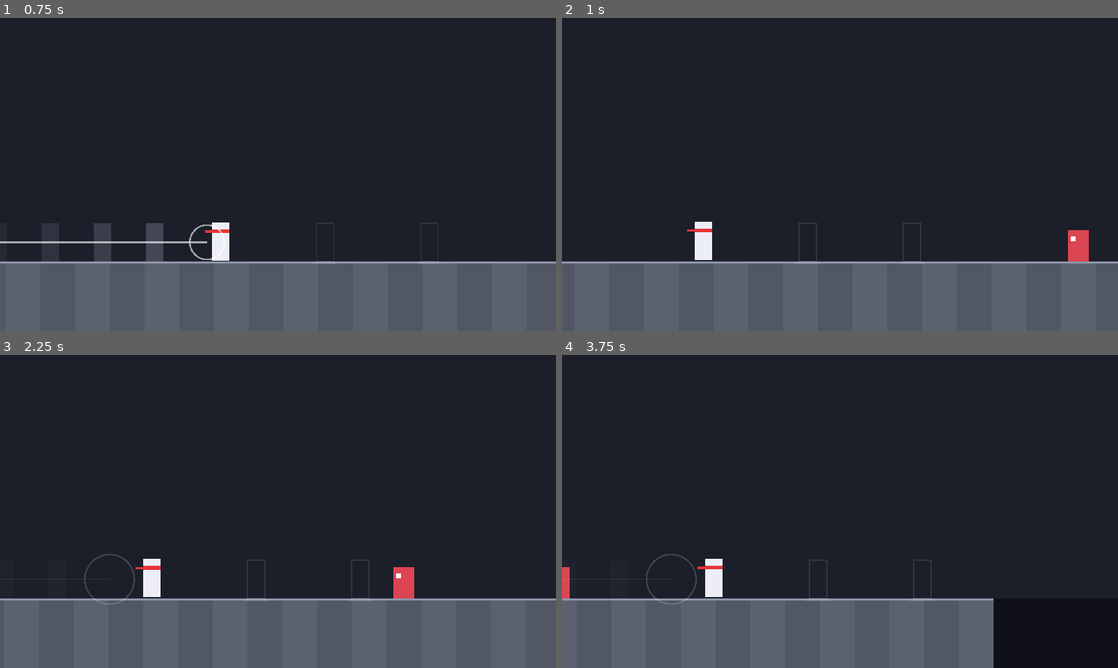
Above: before the commit, frames 1-4 (two rows, left to right).
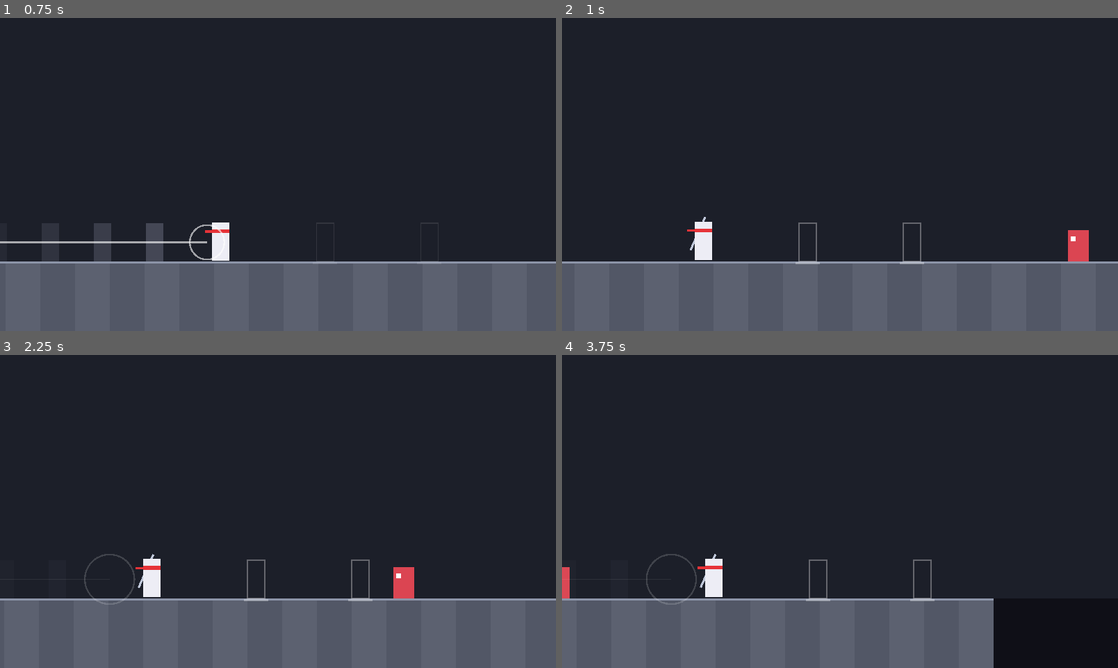
Above: after the commit, the same moments.

Repository: fredsbreads/game-off
Game: Godot game, scene res://scenes/main.tscn
Two runs of this game, one before a commit and one after it. Both use one fixed random seed, a clock stepped at 60 frames per second and the inputs below.
Inputs (mouse positions are in pixels of both pictures, inside the frame that each line leads up to):
- Up to frame 1 (0.75 s): tap Enter at 0.5 s; move the mouse to (400, 158) at 0.52 s; hold K (tp_long) from 0.53 s (still down); click (400, 158) at 0.67 s
- Up to frame 2 (1 s): keep holding K (tp_long)
- Up to frame 3 (2.25 s): move the mouse to (166, 527) at 1.27 s; release K (tp_long) at 1.28 s; tap J (tp_short) at 1.35 s; click (166, 527) at 1.42 s; move the mouse to (333, 442) at 2.02 s; hold K (tp_long) from 2.03 s (still down); click (333, 442) at 2.17 s
- Up to frame 4 (3.75 s): move the mouse to (812, 574) at 2.77 s; release K (tp_long) at 2.78 s; tap J (tp_short) at 2.85 s; click (812, 574) at 2.92 s; move the mouse to (1006, 558) at 3.52 s; hold K (tp_long) from 3.53 s (still down); click (1006, 558) at 3.67 s

Frame 1 is identical in both runs. In frame 2, 0.3% of the frame differs, in the area x 23-66%, y 63-79%; in frame 3, 0.3%; in frame 4, 0.3%, in the area x 24-67%, y 63-79%.

Commit message:
Halve teleport cooldown to 1.05 tiles

Diff:
--- a/scripts/rules.gd
+++ b/scripts/rules.gd
@@ -16,8 +16,8 @@
 
 # Distance (tiles) you run before you can teleport again. Measured in
 # distance, not time, so chunk spacing works the same at every speed.
-# (2.1 tiles = 0.35 s at the start speed, 0.21 s at max.) A kill resets it.
-const COOLDOWN_TILES := 2.1
+# (1.05 tiles = ~0.18 s at the start speed, ~0.12 s at max.) A kill resets it.
+const COOLDOWN_TILES := 1.05
 
 # Landing within this many tiles of an enemy's centre kills it.
 const KILL_RADIUS := 0.8
